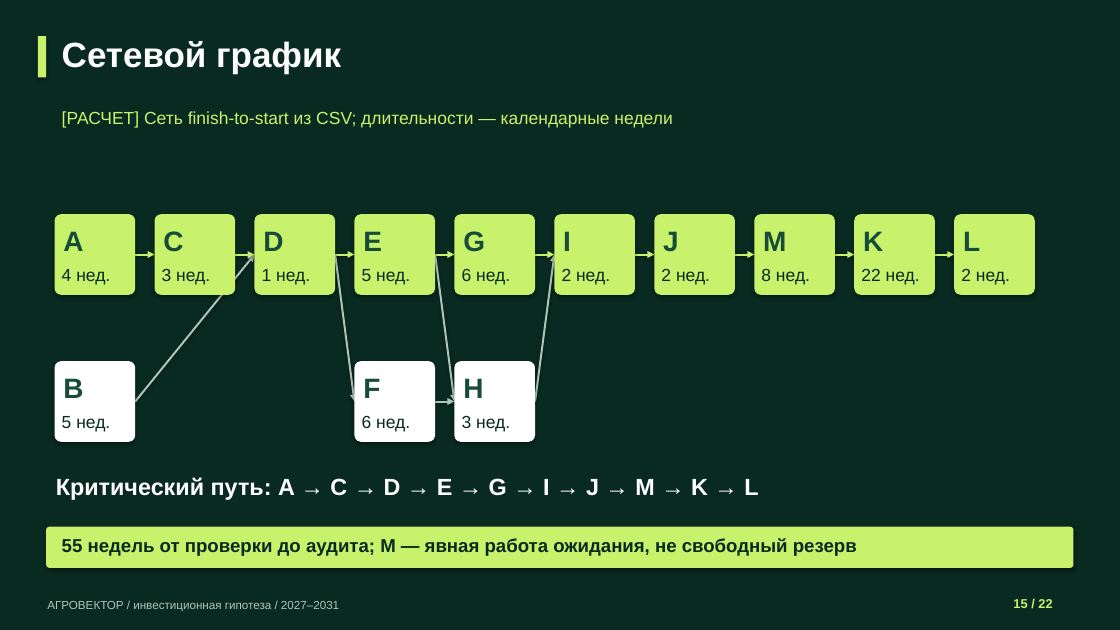
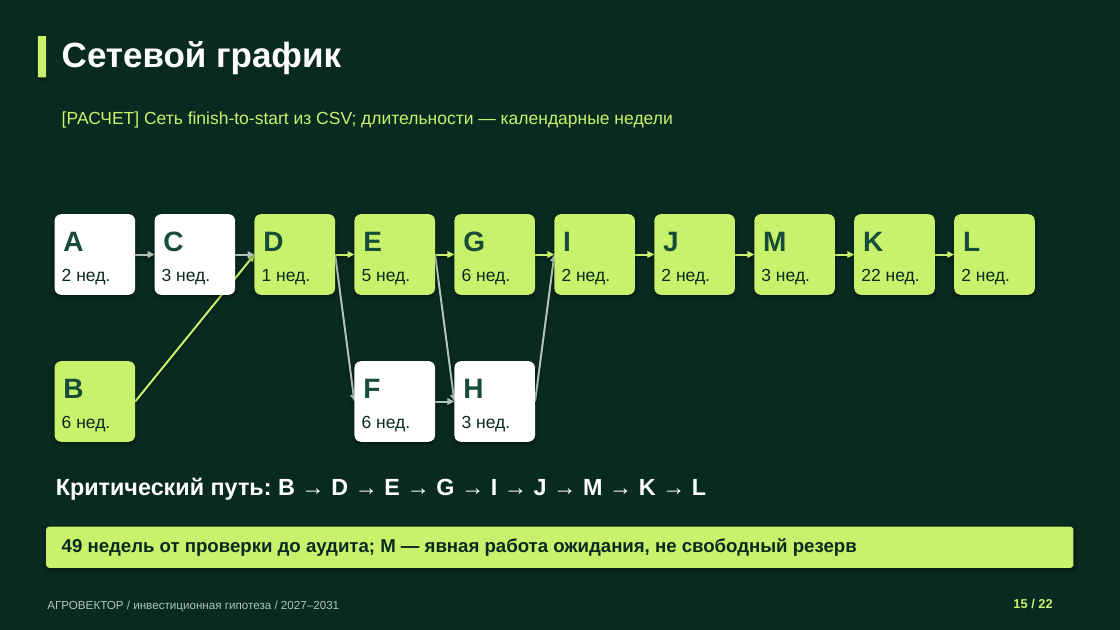
Before and after one commit to lalka1231/spareforge-business-plan, a slide deck: slide 15 of presentations/AGROVECTOR_22_SLIDES.pptx. Drawn at 1120x630 pixels with LibreOffice and Linux fonts; fonts in the diff are those of the drawing. Boxes give left, top, right and bottom in pixels: in the first picture for what was removed or moved away, otherwise in the second. Text is boxed around its words. In the diff, an @@ line names an element or a change of style, - is before the commit and + after.

```diff
--- a/presentations/AGROVECTOR_22_SLIDES.pptx
+++ b/presentations/AGROVECTOR_22_SLIDES.pptx
@@ rounded rectangle at (x1=55, y1=214, x2=135, y2=295): fill #C8F26B to #FFFFFF @@
@@ rounded rectangle at (x1=155, y1=214, x2=235, y2=295): fill #C8F26B to #FFFFFF @@
@@ text at (x1=62, y1=268, x2=110, y2=285): text changed @@
-4 нед.
+2 нед.
@@ arrow (135, 255) - (155, 255): stroke #C8F26B 1.7 pt to #AFC5B8 1.7 pt @@
@@ arrow (135, 402) - (255, 255): stroke #AFC5B8 1.7 pt to #C8F26B 1.7 pt @@
@@ arrow (235, 255) - (255, 255): stroke #C8F26B 1.7 pt to #AFC5B8 1.7 pt @@
@@ text at (x1=761, y1=269, x2=810, y2=285): text changed @@
-8 нед.
+3 нед.
@@ rounded rectangle at (x1=55, y1=361, x2=135, y2=442): fill #FFFFFF to #C8F26B @@
@@ text at (x1=62, y1=416, x2=110, y2=432): text changed @@
-5 нед.
+6 нед.
@@ text at (x1=56, y1=477, x2=706, y2=500): text changed @@
-Критический путь: A → C → D → E → G → I → J → M → K → L
+Критический путь: B → D → E → G → I → J → M → K → L
@@ text at (x1=62, y1=538, x2=857, y2=556): text changed @@
-55 недель от проверки до аудита; M — явная работа ожидания, не свободный резерв
+49 недель от проверки до аудита; M — явная работа ожидания, не свободный резерв
```
Also in this commit, not shown: 4 other slides changed, 21 other files.
